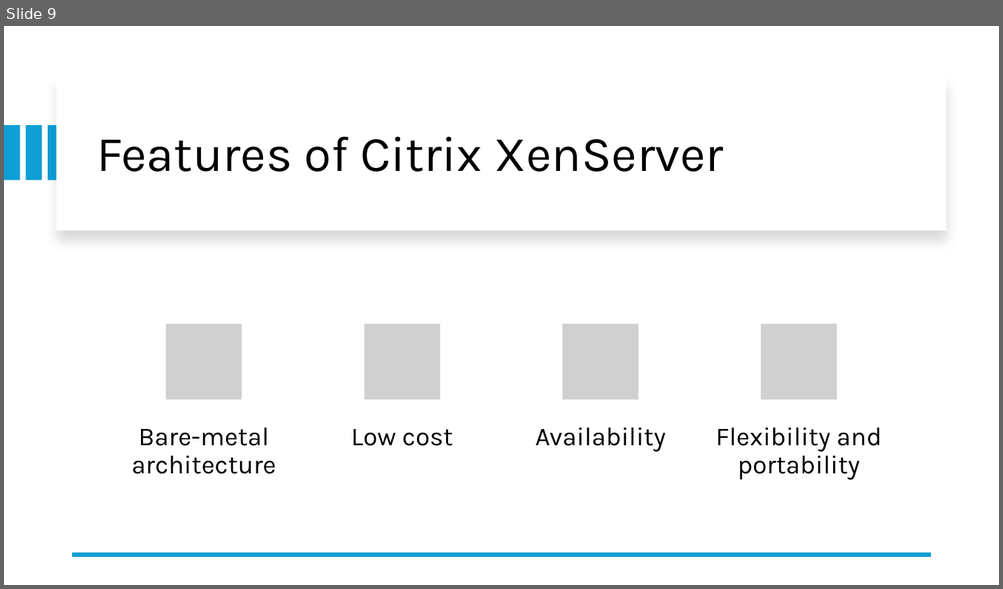
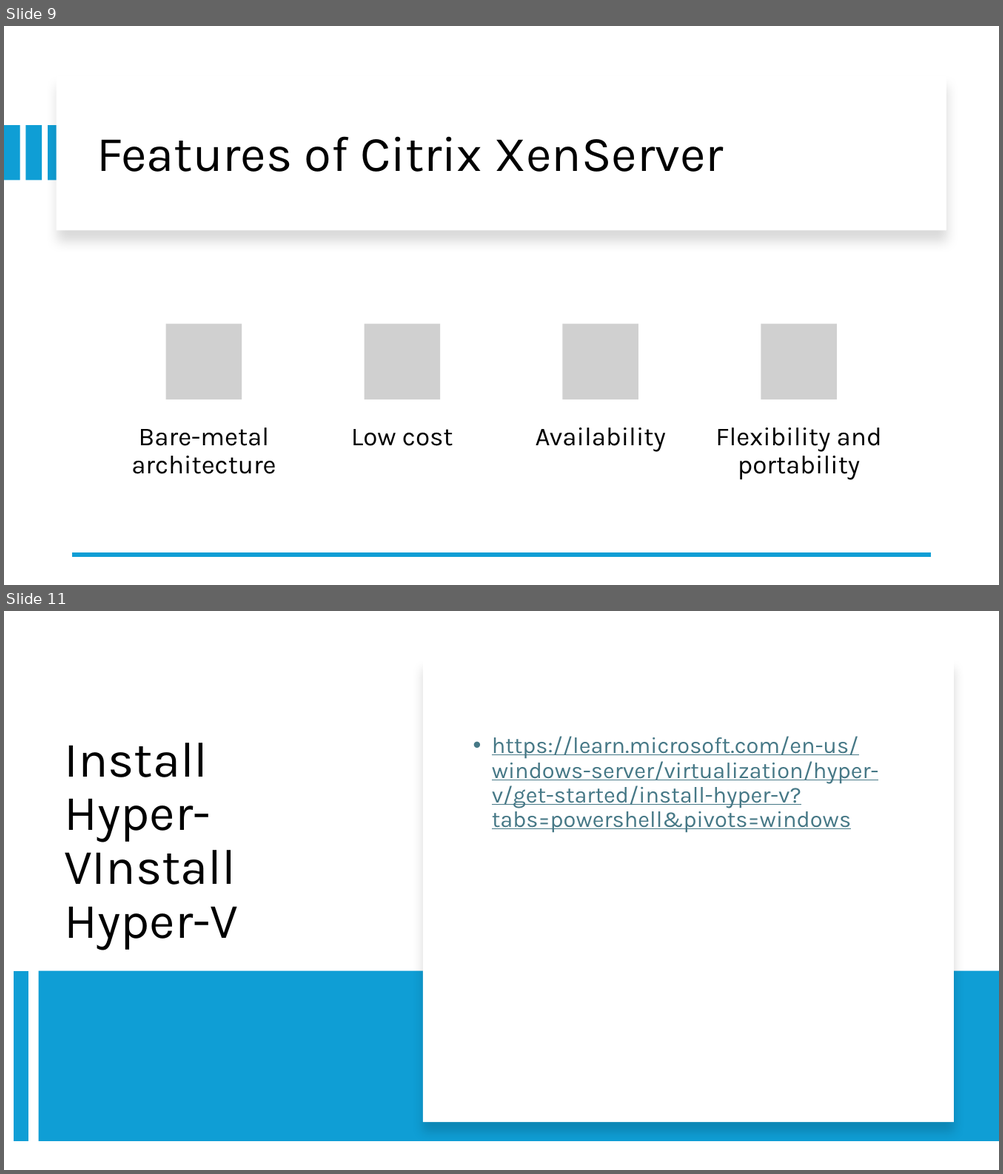
Before and after one commit to rashapaath/Cloud-Computing, a slide deck: Presentations/Presentation4.pptx. Shown one above the other, each under a label of ours: slide 9 before the commit, slides 9 and 11 after it; the slides between them are not shown. The pictures are 1003x589 and 1003x1174 pixels, drawn with LibreOffice and Linux fonts; fonts in the diff are those of the drawing; grey boxes stand for pictures. Boxes give left, top, right and bottom in pixels: in the first picture for what was removed or moved away, otherwise in the second. Text is boxed around its words. In the diff, an @@ line names an element or a change of style, - is before the commit and + after.

```diff
--- a/Presentations/Presentation4.pptx
+++ b/Presentations/Presentation4.pptx
@@ slide 11 added at [4,611,999,1170], background #FFFFFF @@
@@ rectangle added at [423,659,953,1122], fill #FFFFFF @@
@@ title added at [64,743,238,951], 48 pt, text #000000 @@
+Install Hyper-VInstall Hyper-V
@@ text added at [492,736,879,833], 22 pt, text #467886, underline @@
+• https://learn.microsoft.com/en-us/windows-server/virtualization/hyper-v/get-started/install-hyper-v?tabs=powershell&pivots=windows
@@ line added from (21, 971) to (21, 1142), #0F9ED5 14 pt @@
@@ rectangle added at [38,971,999,1142], fill #0F9ED5 @@
```
Also in this commit, not shown: 2 slides changed, 3 other slides added, 3 other files.
